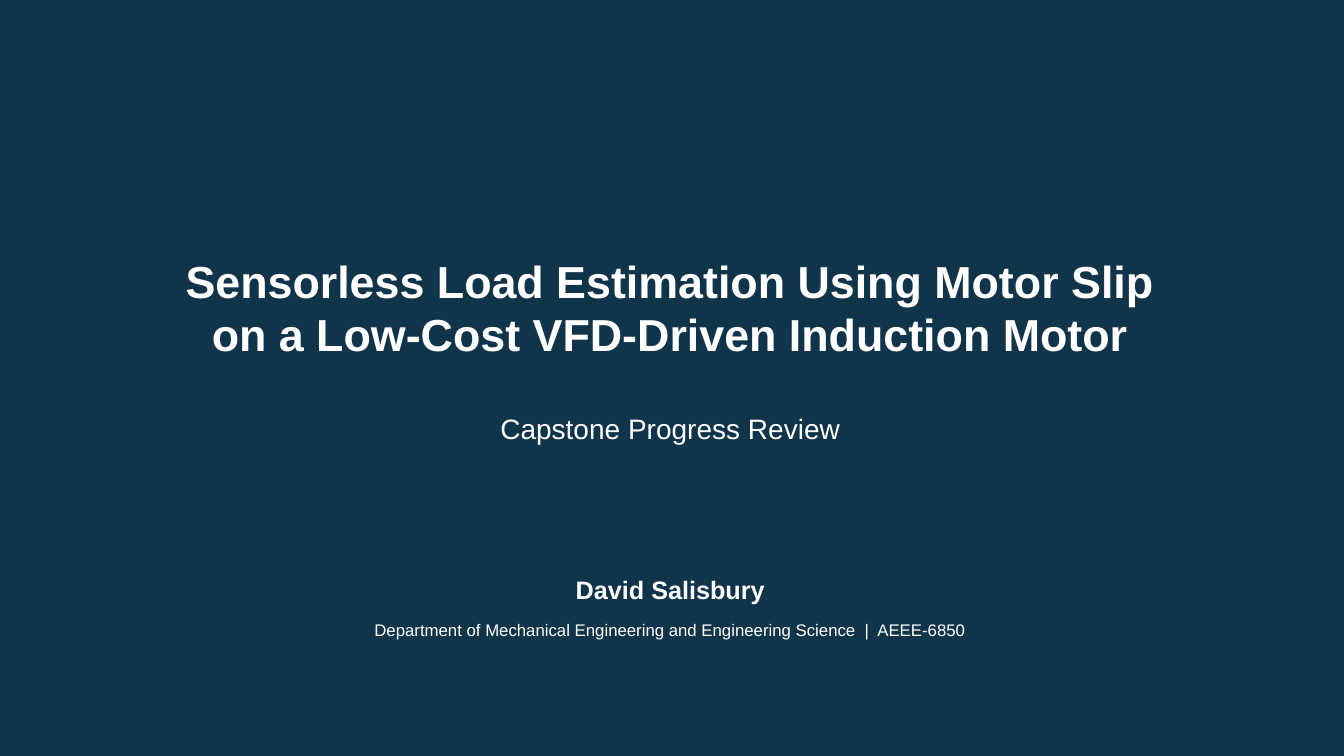
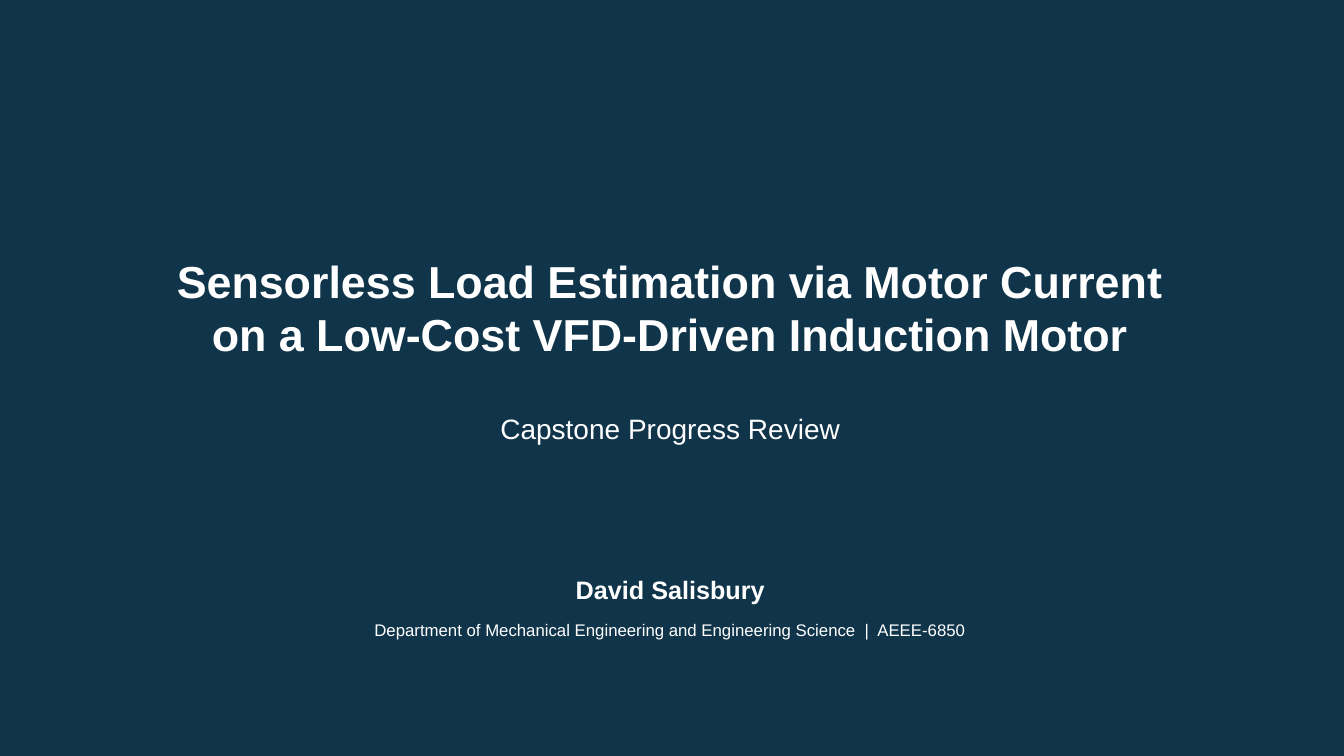
Before and after one commit to David-4529/Capstone, a slide deck: slide 1 of docs/paper/Sensorless_Load_Estimation_Deck_Rev17.pptx. Drawn at 1344x756 pixels with LibreOffice and Linux fonts; fonts in the diff are those of the drawing; background and template pictures are left out; a plain dark background stands for a picture behind light text. Boxes give left, top, right and bottom in pixels: in the first picture for what was removed or moved away, otherwise in the second. Text is boxed around its words. In the diff, an @@ line names an element or a change of style, - is before the commit and + after.

```diff
--- a/docs/paper/Sensorless_Load_Estimation_Deck_Rev17.pptx
+++ b/docs/paper/Sensorless_Load_Estimation_Deck_Rev17.pptx
@@ text at <box>177,265,1162,299</box>: text changed @@
-Sensorless Load Estimation Using Motor Slip
+Sensorless Load Estimation via Motor Current
```
Also in this commit, not shown: 8 other slides changed.
